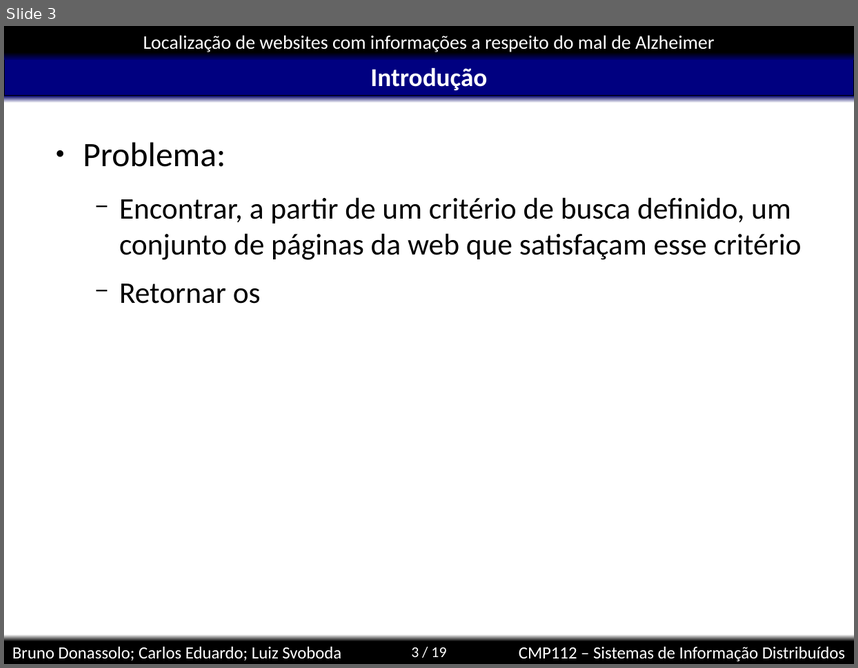
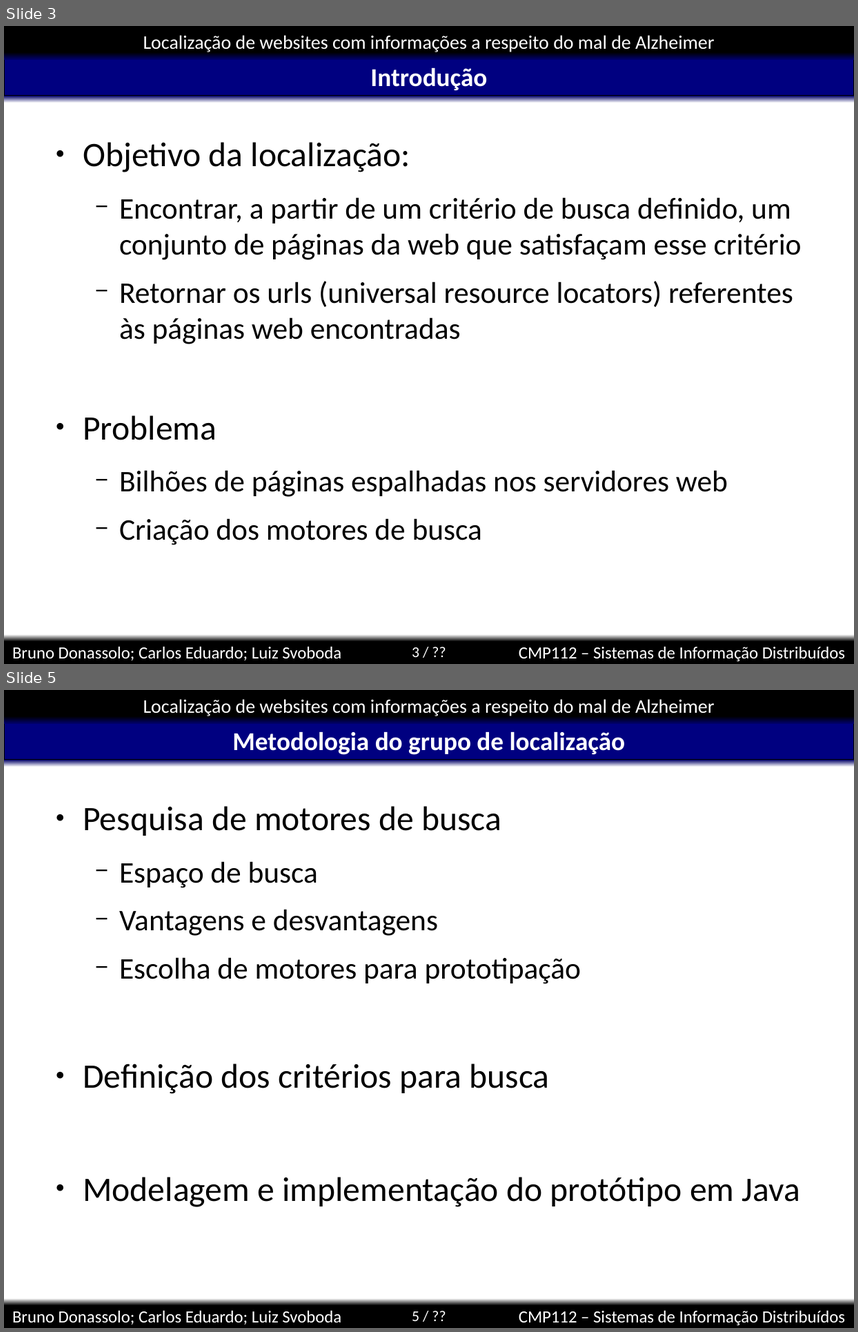
Before and after one commit to kdubezerra/kdubezerra, a slide deck: disciplinas/cmp112/localizacao.ppt. Shown one above the other, each under a label of ours: slide 3 before the commit, slides 3 and 5 after it; the slides between them are not shown. The pictures are 858x668 and 858x1332 pixels, drawn with LibreOffice and Linux fonts; fonts in the diff are those of the drawing; background and template pictures are left out. Boxes give left, top, right and bottom in pixels: in the first picture for what was removed or moved away, otherwise in the second. Text is boxed around its words. In the diff, an @@ line names an element or a change of style, - is before the commit and + after.

```diff
--- a/disciplinas/cmp112/localizacao.ppt
+++ b/disciplinas/cmp112/localizacao.ppt
@@ slide 5 added at box(4, 690, 854, 1328), background #FFFFFF; not listed: 8 template elements that a slide beside it also shows @@
@@ title added at box(232, 732, 626, 755), 24 pt, text #FFFFFF, bold @@
+Metodologia do grupo de localização
@@ text added at box(83, 806, 800, 1207), 32 pt, text #000000 @@
+● Pesquisa de motores de busca
+  − Espaço de busca
+  − Vantagens e desvantagens
+  − Escolha de motores para prototipação
+● Definição dos critérios para busca
+● Modelagem e implementação do protótipo em Java
@@ slide 3 changed as well @@
@@ text at box(83, 142, 410, 172): text changed @@
-● Problema:
+● Objetivo da localização:
@@ text at box(83, 281, 793, 545): text changed @@
-  − Retornar os
+  − Retornar os urls (universal resource locators) referentes às páginas web encontradas
+● Problema
+  − Bilhões de páginas espalhadas nos servidores web
+  − Criação dos motores de busca
@@ page number at box(412, 647, 419, 657): text changed @@
-3 / 19
+3 / ??
```
Also in this commit, not shown: 1 other slide changed, 10 other slides added.
